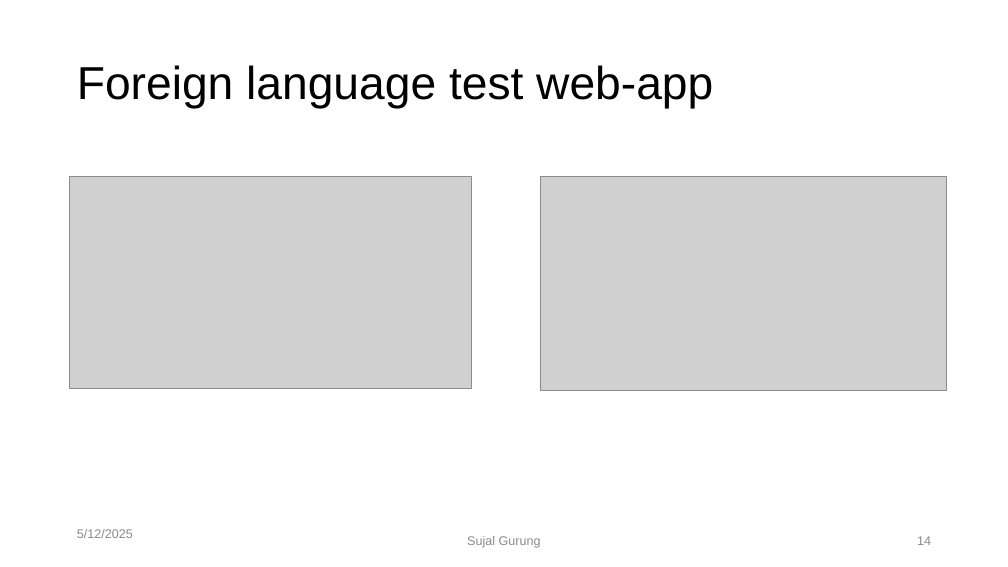
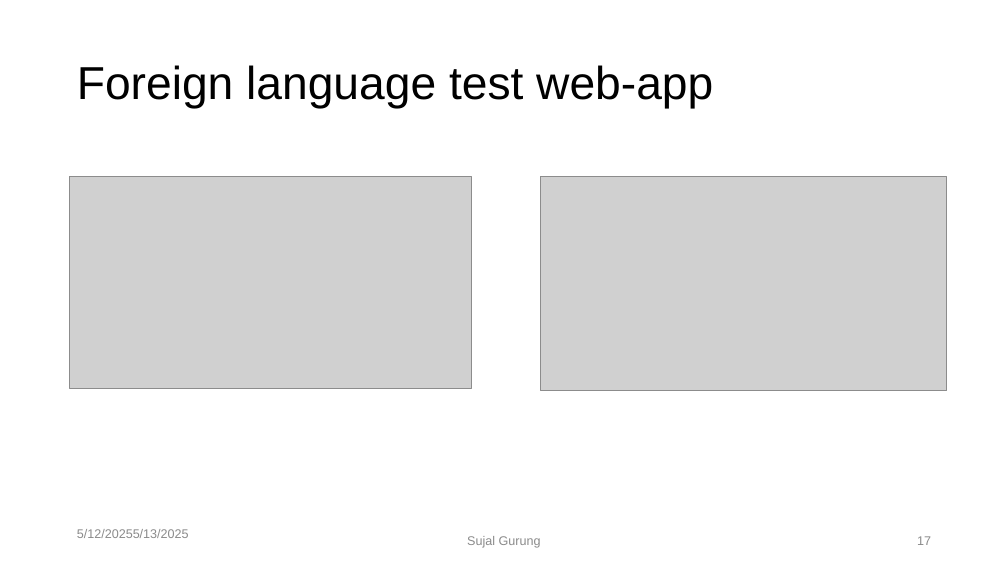
Before and after one commit to dinesh-58/college-files, a slide deck: slide 17 of 7th-sem/internship/Presentation.pptx (slide 14 before the commit). Drawn at 1008x567 pixels with LibreOffice and Linux fonts; fonts in the diff are those of the drawing; grey boxes stand for pictures. Boxes give left, top, right and bottom in pixels: in the first picture for what was removed or moved away, otherwise in the second. Text is boxed around its words. In the diff, an @@ line names an element or a change of style, - is before the commit and + after.

```diff
--- a/7th-sem/internship/Presentation.pptx
+++ b/7th-sem/internship/Presentation.pptx
@@ text at (77, 529, 189, 538): text changed @@
-5/12/2025
+5/12/20255/13/2025
@@ page number at (917, 536, 931, 545): text changed @@
-14
+17
```
Also in this commit, not shown: 15 other slides changed, 3 slides added, 6 other files.
